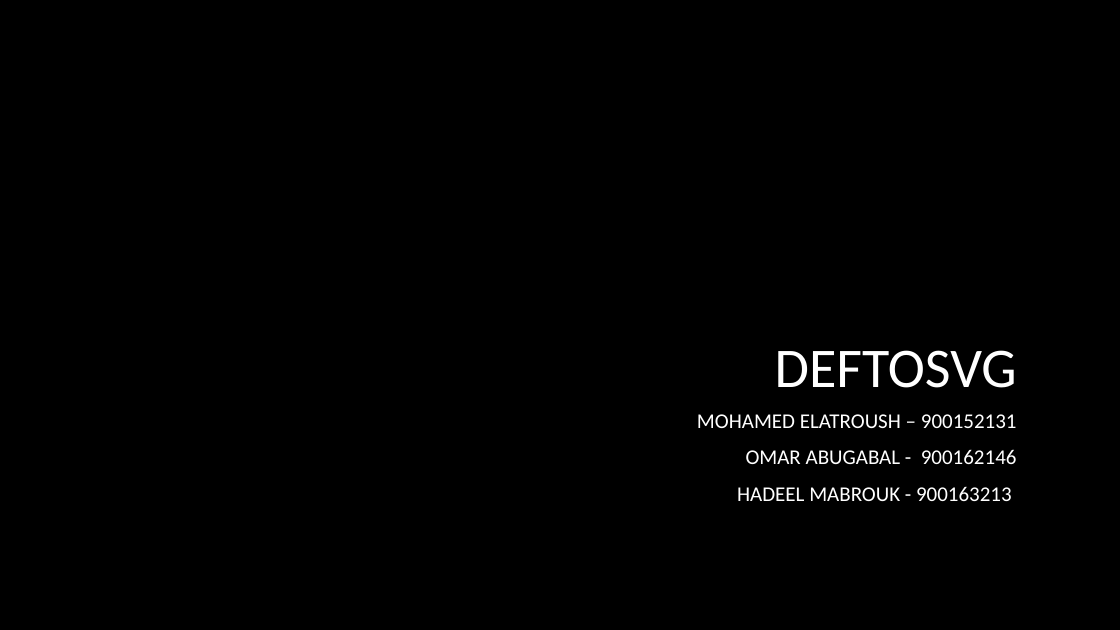
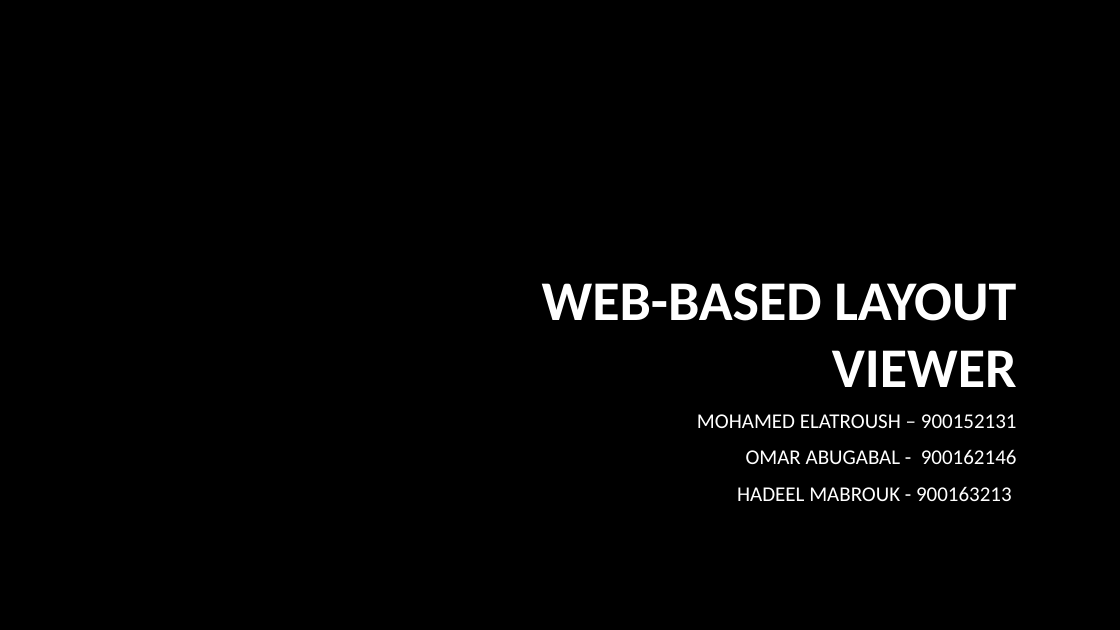
Before and after one commit to MohamedElatroush/DEFTOSVG, a slide deck: slide 1 of MS1 - DD2.pptx. Drawn at 1120x630 pixels with LibreOffice and Linux fonts; fonts in the diff are those of the drawing; background and template pictures are left out. Boxes give left, top, right and bottom in pixels: in the first picture for what was removed or moved away, otherwise in the second. Text is boxed around its words. In the diff, an @@ line names an element or a change of style, - is before the commit and + after.

```diff
--- a/MS1 - DD2.pptx
+++ b/MS1 - DD2.pptx
@@ title at [542,283,1017,387]: text changed; bold on @@
-DEFTOSVG
+WEB-BASED LAYOUT VIEWER
```
Also in this commit, not shown: 3 other slides changed.
